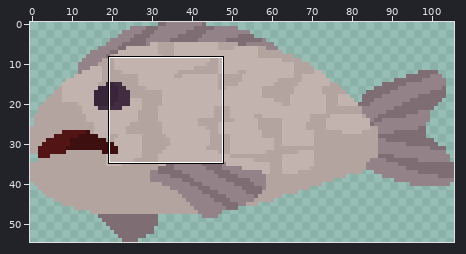
A sprite sheet gets an edit: Assets/Game/Graphics/Items/raw fish.png. The picture above shows the old version from afar; the outline marks the close-up.
Close-up. First the earlier version:
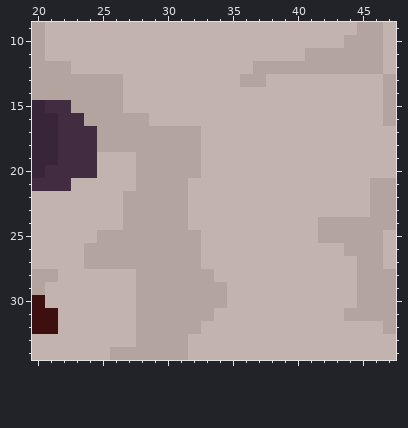
The file is 106x55 pixels. Shown: x 20..47, y 9..34.
Once edited:
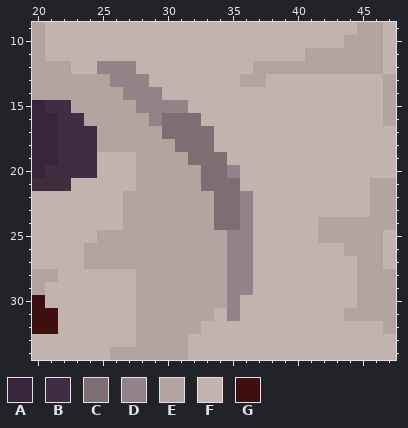
Palette (. is transparent): A #392539  B #412c41  C #7e6d73  D #938288  E #b3a49f  F #c3b3ae  G #3e0f0f
Diff:
Changed rows in their new state; - is an unchanged pixel.
first column x 25:
12 DDD---------
13 -DDD--------
14 --DDD-------
15 --EDDDD-----
16 ----DCCC----
17 -----CCCC---
18 ------CCC---
19 -------CCC--
20 --------CCD-
21 -------ECCC-
22 -------EECCD
23 -------EECCD
24 -------EECCD
25 --------EEDD
26 --------EEDD
27 --------EEDD
28 ---------EDD
29 ----------DD
30 ----------D-
31 ----------D-
